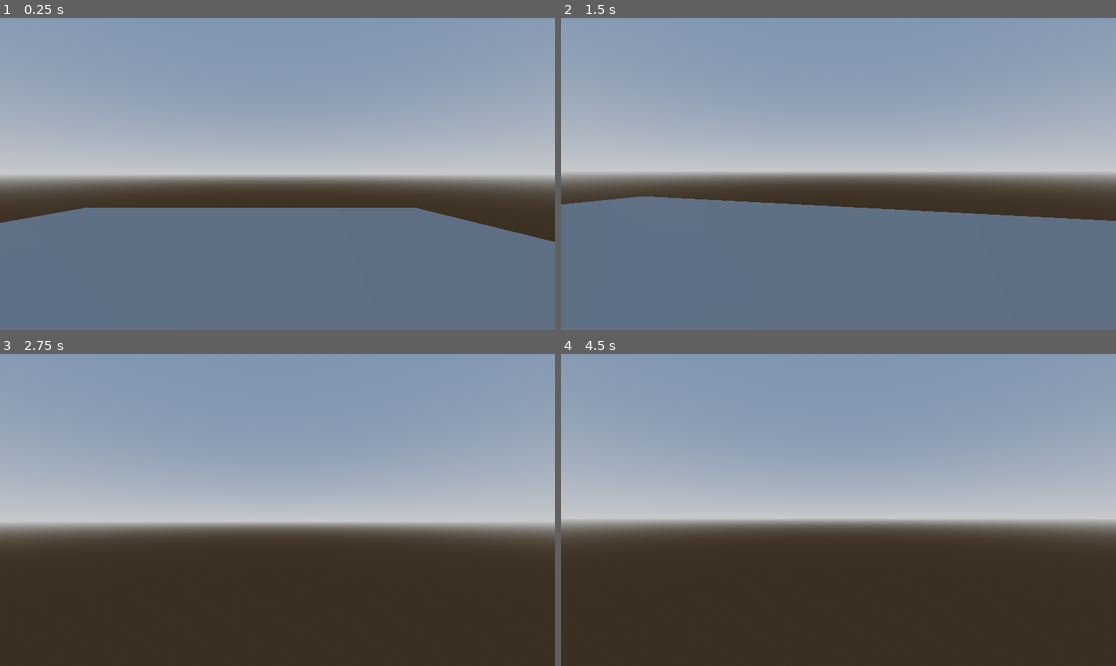
Above: before the commit, frames 1-4 (two rows, left to right).
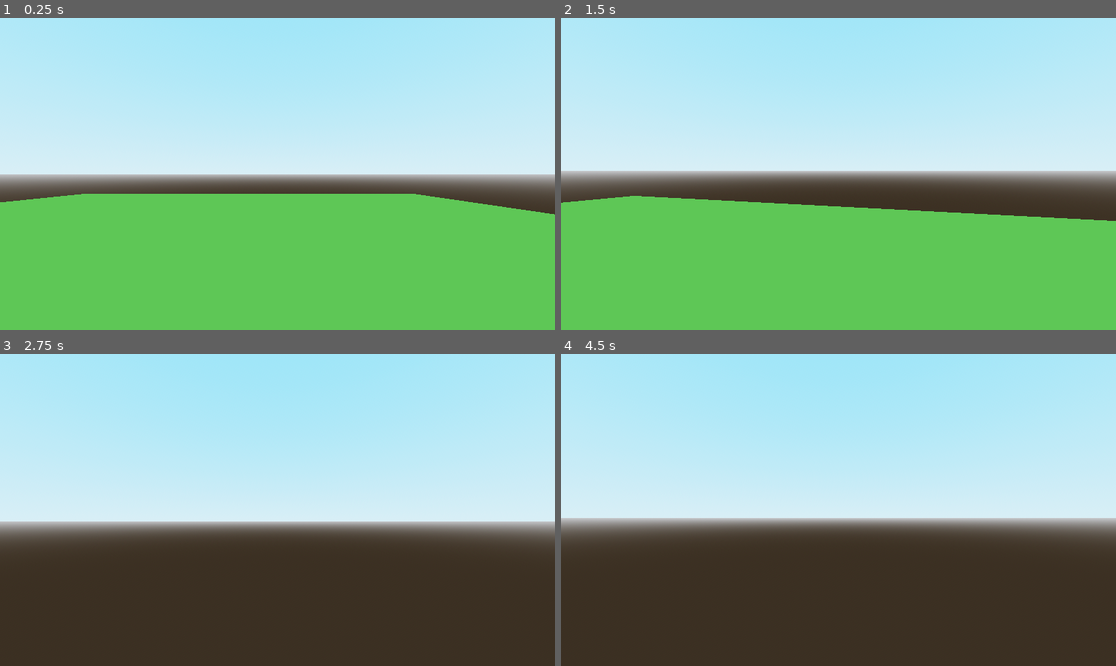
Above: after the commit, the same moments.

Repository: optclblast/ars-goetia-demo
Game: Godot game, scene res://world.tscn
Same seed, same stepped clock (60 frames per second), same inputs: the game is played once before the commit and once after it. The project has no main scene, so this scene is started directly.
Inputs (mouse positions are in pixels of both pictures, inside the frame that each line leads up to):
- Up to frame 1 (0.25 s): no input
- Up to frame 2 (1.5 s): tap Enter (ui_accept) at 0.5, 0.77 s; move the mouse to (866, 174) at 0.52 s; hold Up (ui_up) from 0.53 s (still down); move the mouse to (810, 174) at 1.27 s
- Up to frame 3 (2.75 s): keep holding Up (ui_up); tap Enter (ui_accept) at 1.52 s; move the mouse to (288, 503) at 2.02 s
- Up to frame 4 (4.5 s): keep holding Up (ui_up); tap Enter (ui_accept) at 2.75, 3.02, 3.5, 3.77, 4.25 s; move the mouse to (832, 516) at 2.77 s; move the mouse to (877, 513) at 3.52 s; move the mouse to (794, 506) at 4.27 s

The runs differ from the first frame. In frame 1, 93% of the frame differs, in the area x 0-100%, y 0-100%; in frame 2, 88%; in frame 3, 54%; in frame 4, 53%.

Commit message:
small player controls update and map polishing

Diff:
--- a/src/Player/Player.gd
+++ b/src/Player/Player.gd
@@ -10,6 +10,10 @@
 @onready var _head = $Head
 @onready var _head_camera = $Head/Camera3D
 
+const TILT_FREQ: float = 2.0
+const TILT_AMPL: float = 0.08
+var tilt_factor: float = 0.0
+
 func _ready() -> void:
 	Input.set_mouse_mode(Input.MOUSE_MODE_CAPTURED)
 
@@ -19,8 +23,8 @@
 		self._head_camera.rotate_x(-event.relative.y * SENSITIVITY)
 		self._head_camera.rotation.x = clamp(
 			self._head_camera.rotation.x,
-			deg_to_rad(-40),
-			deg_to_rad(60),
+			deg_to_rad(-50),
+			deg_to_rad(90),
 		)
 
 func _physics_process(delta):
@@ -31,7 +35,13 @@
 		velocity.y = JUMP_VELOCITY
 
 	var input_dir = Input.get_vector("ui_left", "ui_right", "ui_up", "ui_down")
-	var direction = (transform.basis * Vector3(input_dir.x, 0, input_dir.y)).normalized()
+	var direction = (
+		self._head.transform.basis * Vector3(
+			input_dir.x,
+			0, input_dir.y
+		)
+	).normalized()
+
 	if direction:
 		velocity.x = direction.x * SPEED
 		velocity.z = direction.z * SPEED
@@ -39,4 +49,12 @@
 		velocity.x = move_toward(velocity.x, 0, SPEED)
 		velocity.z = move_toward(velocity.z, 0, SPEED)
 
+	self._head_camera.transform.origin = self._head_tilt(delta)
 	move_and_slide()
+
+func _head_tilt(delta) -> Vector3:
+	self.tilt_factor += delta * self.velocity.length() * float(self.is_on_floor())
+	var pos = Vector3.ZERO
+	pos.y = sin(self.tilt_factor * TILT_FREQ) * TILT_AMPL
+	pos.x = cos(self.tilt_factor * TILT_FREQ / 2) * TILT_AMPL
+	return pos
--- a/world.tscn
+++ b/world.tscn
@@ -1,10 +1,14 @@
-[gd_scene load_steps=7 format=3 uid="uid://cnnpeykhmaf8x"]
+[gd_scene load_steps=9 format=3 uid="uid://cnnpeykhmaf8x"]
 
 [ext_resource type="Script" path="res://src/Player/Player.gd" id="1_djbhc"]
 
 [sub_resource type="ProceduralSkyMaterial" id="ProceduralSkyMaterial_jb0p5"]
-sky_horizon_color = Color(0.64625, 0.65575, 0.67075, 1)
+sky_top_color = Color(0.453433, 0.803791, 0.940043, 1)
+sky_horizon_color = Color(0.735703, 0.869349, 0.921853, 1)
+sky_curve = 0.3
 ground_horizon_color = Color(0.64625, 0.65575, 0.67075, 1)
+sun_angle_max = 96.67
+sun_curve = 0.197926
 
 [sub_resource type="Sky" id="Sky_72lmi"]
 sky_material = SubResource("ProceduralSkyMaterial_jb0p5")
@@ -20,29 +24,42 @@
 [sub_resource type="ConvexPolygonShape3D" id="ConvexPolygonShape3D_o466g"]
 points = PackedVector3Array(-0.125207, -0.532801, -0.480507, 0.0227831, 0.47607, 0.498884, 0.169713, 0.559144, 0.464172 …(924 unchanged characters)…
 
+[sub_resource type="StandardMaterial3D" id="StandardMaterial3D_kti5i"]
+albedo_color = Color(0.470588, 0.713726, 0.247059, 1)
+
+[sub_resource type="StandardMaterial3D" id="StandardMaterial3D_6hov7"]
+albedo_color = Color(0.790627, 0.537233, 0.527319, 1)
+
 [node name="World" type="Node3D"]
 
 [node name="WorldEnvironment" type="WorldEnvironment" parent="."]
 environment = SubResource("Environment_aixni")
 
-[node name="CharacterBody3D" type="CharacterBody3D" parent="."]
-transform = Transform3D(1, 0, 0, 0, 1, 0, 0, 0, 1, 0, 1, 0)
+[node name="CharacterBody3D" type="CharacterBody3D" parent="WorldEnvironment"]
+transform = Transform3D(1, 0, 0, 0, 1, 0, 0, 0, 1, 0, 0.2, 0)
 script = ExtResource("1_djbhc")
 
-[node name="MeshInstance3D" type="MeshInstance3D" parent="CharacterBody3D"]
+[node name="MeshInstance3D" type="MeshInstance3D" parent="WorldEnvironment/CharacterBody3D"]
 transform = Transform3D(1, 0, 0, 0, 1, 0, 0, 0, 1, 0, 1, 0)
 mesh = SubResource("CapsuleMesh_fqenx")
 
-[node name="CollisionShape3D" type="CollisionShape3D" parent="CharacterBody3D"]
+[node name="CollisionShape3D" type="CollisionShape3D" parent="WorldEnvironment/CharacterBody3D"]
 transform = Transform3D(1, 0, 0, 0, 1, 0, 0, 0, 1, 0, 1, 0)
 shape = SubResource("ConvexPolygonShape3D_o466g")
 
-[node name="Head" type="Node3D" parent="CharacterBody3D"]
+[node name="Head" type="Node3D" parent="WorldEnvironment/CharacterBody3D"]
 transform = Transform3D(1, 0, 0, 0, 1, 0, 0, 0, 1, 0, 1, 0)
 
-[node name="Camera3D" type="Camera3D" parent="CharacterBody3D/Head"]
+[node name="Camera3D" type="Camera3D" parent="WorldEnvironment/CharacterBody3D/Head"]
 
-[node name="CSGBox3D" type="CSGBox3D" parent="."]
+[node name="CSGBox3D" type="CSGBox3D" parent="WorldEnvironment"]
 transform = Transform3D(1, 0, 0, 0, 1, 0, 0, 0, 1, -1.32841, 0, -1.52613)
+material_override = SubResource("StandardMaterial3D_kti5i")
 use_collision = true
-size = Vector3(16.2419, 0.0194244, 17.1264)
+size = Vector3(16.242, 0, 17.126)
+
+[node name="CSGBox3D2" type="CSGBox3D" parent="WorldEnvironment"]
+transform = Transform3D(1, 0, 0, 0, 1, 0, 0, 0, 1, -1.32488, 1.23018, 6.89833)
+material_override = SubResource("StandardMaterial3D_6hov7")
+use_collision = true
+size = Vector3(16.29, 2.38574, 0.161987)
